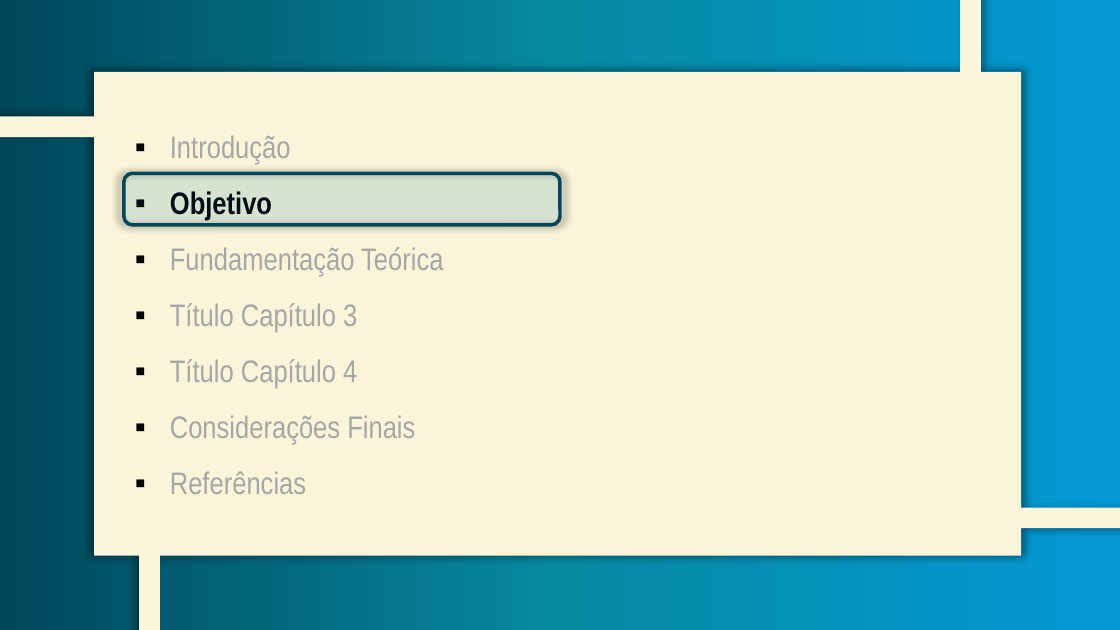
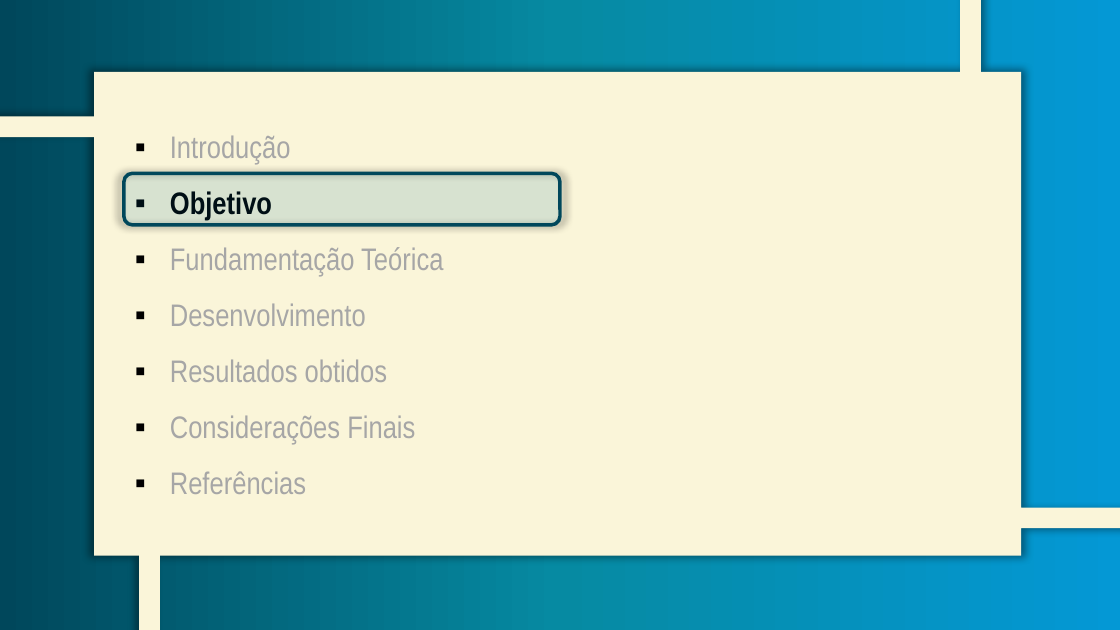
Before and after one commit to GC-Aguiar/tg-AplicacaoIntegradora, a slide deck: slide 8 of Documentação/Apresentação/Apresentação TGII - SIDBM.pptx. Drawn at 1120x630 pixels with LibreOffice and Linux fonts; fonts in the diff are those of the drawing. Boxes give left, top, right and bottom in pixels: in the first picture for what was removed or moved away, otherwise in the second. Text is boxed around its words. In the diff, an @@ line names an element or a change of style, - is before the commit and + after.

```diff
--- a/Documentação/Apresentação/Apresentação TGII - SIDBM.pptx
+++ b/Documentação/Apresentação/Apresentação TGII - SIDBM.pptx
@@ text at (170,303,387,382): text changed @@
-▪ Título Capítulo 3
-▪ Título Capítulo 4
+▪ Desenvolvimento
+▪ Resultados obtidos
```
Also in this commit, not shown: 17 other slides changed, 9 slides added, 44 slides removed, 59 other files.
